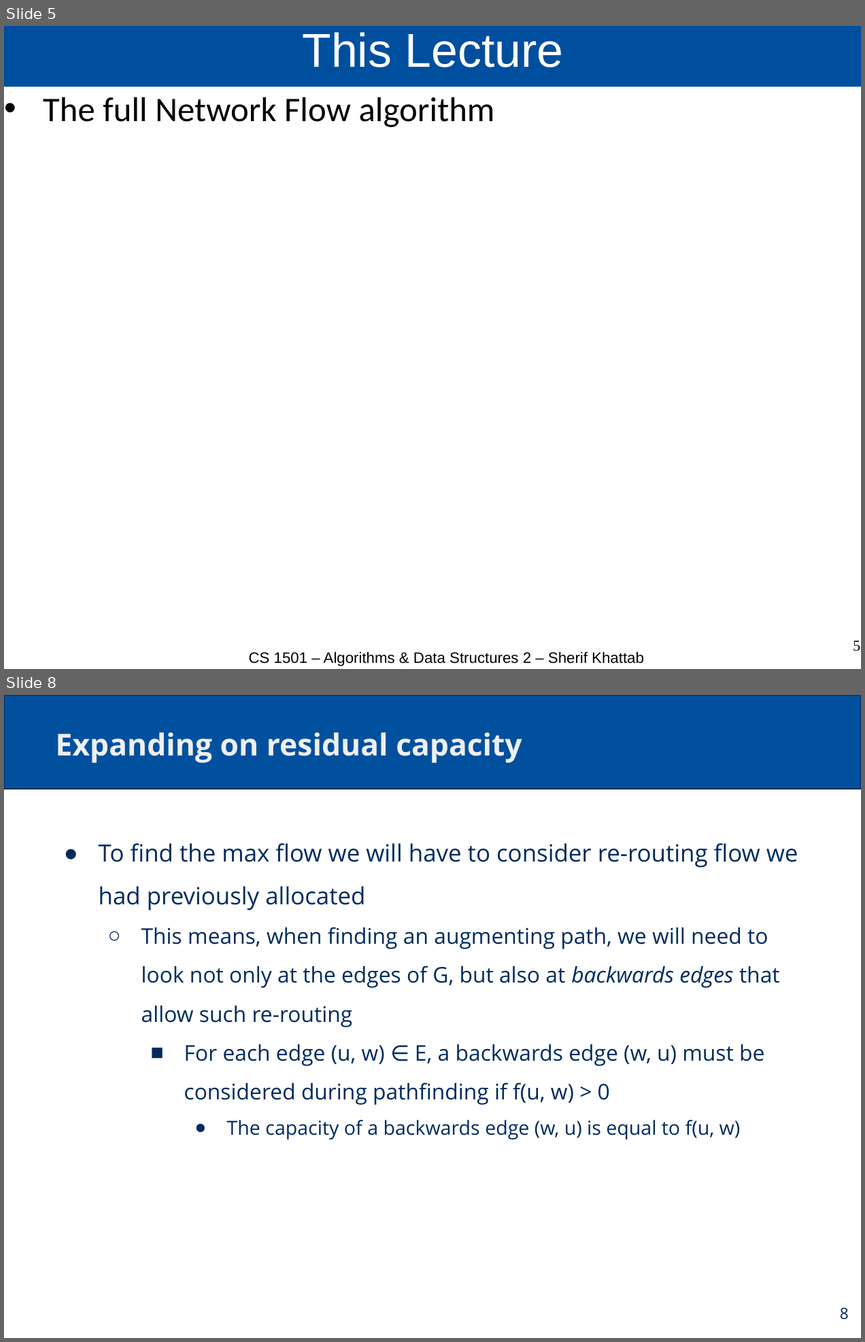
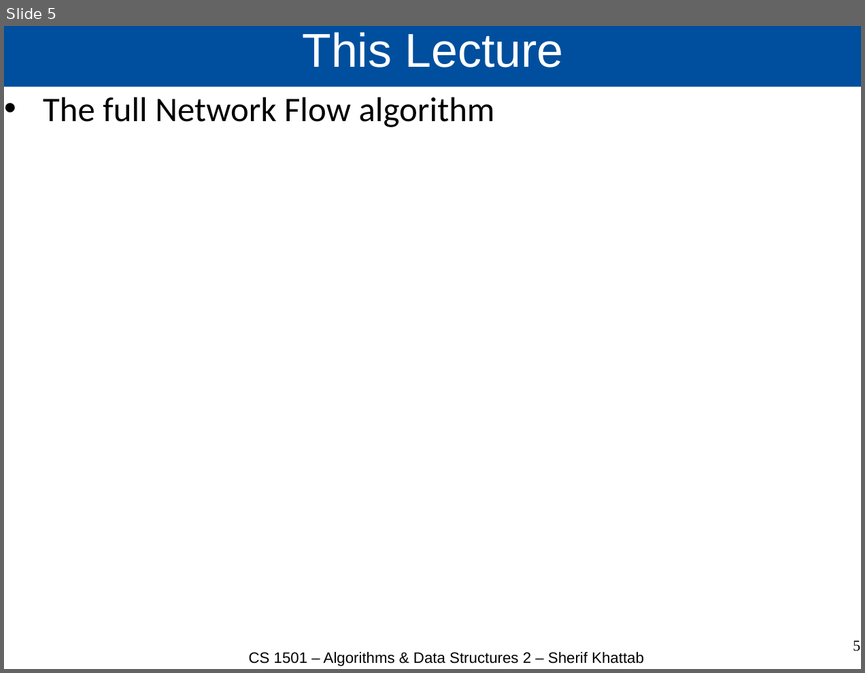
Before and after one commit to cs1501-2224/handouts, a slide deck: DraftSlides/Lecture22.pptx. Shown one above the other, each under a label of ours: slides 5 and 8 before the commit, slide 5 after it; the slides between them are not shown. The pictures are 865x1342 and 865x673 pixels, drawn with LibreOffice and Linux fonts; fonts in the diff are those of the drawing. Boxes give left, top, right and bottom in pixels: in the first picture for what was removed or moved away, otherwise in the second. Text is boxed around its words. In the diff, an @@ line names an element or a change of style, - is before the commit and + after.

```diff
--- a/DraftSlides/Lecture22.pptx
+++ b/DraftSlides/Lecture22.pptx
@@ slide 8 removed at [4, 695, 861, 1338], background #FFFFFF @@
@@ rectangle removed at [4, 695, 861, 789] @@
@@ title removed at [56, 732, 521, 763] @@
-Expanding on residual capacity
@@ text removed at [99, 843, 798, 1140] @@
-● To find the max flow we will have to consider re-routing flow we had previously allocated
-  ○ This means, when finding an augmenting path, we will need to look not only at the edges of G, but also at backwards edges that allow such re-routing
-    ■ For each edge (u, w) ∈ E, a backwards edge (w, u) must be considered during pathfinding if f(u, w) > 0
-      ● The capacity of a backwards edge (w, u) is equal to f(u, w)
@@ page number removed at [840, 1308, 849, 1320] @@
-8
```
Also in this commit, not shown: 1 slide changed, 14 other slides removed, 2 other files.
